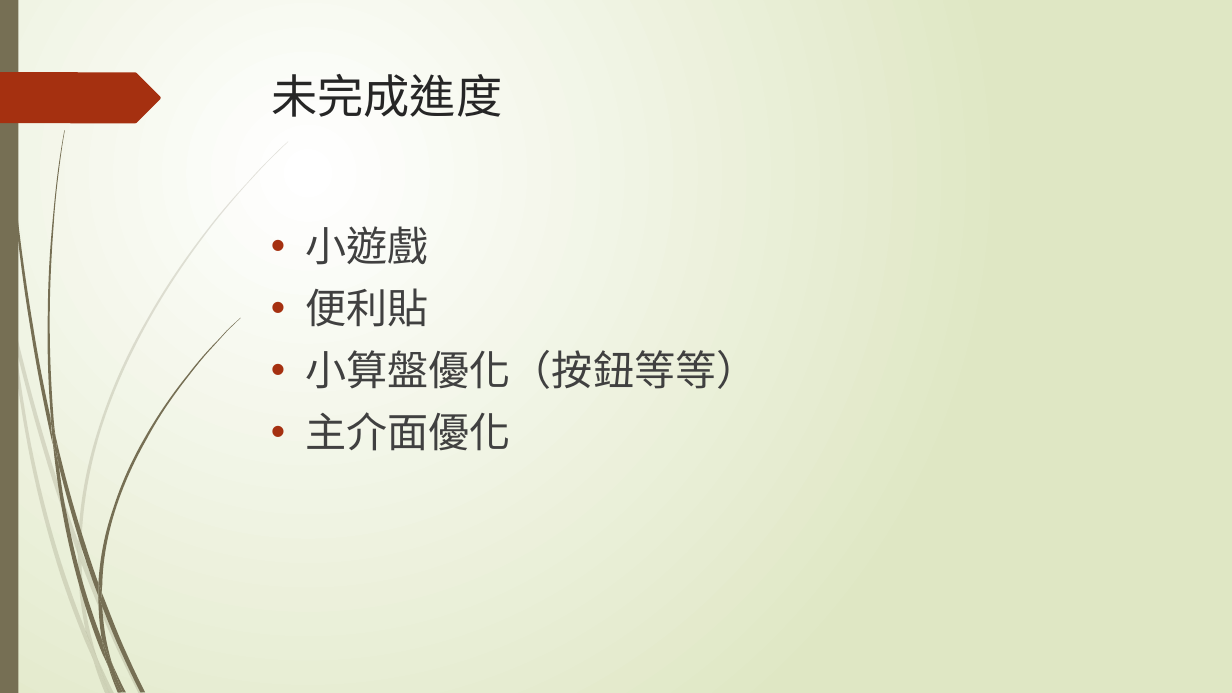
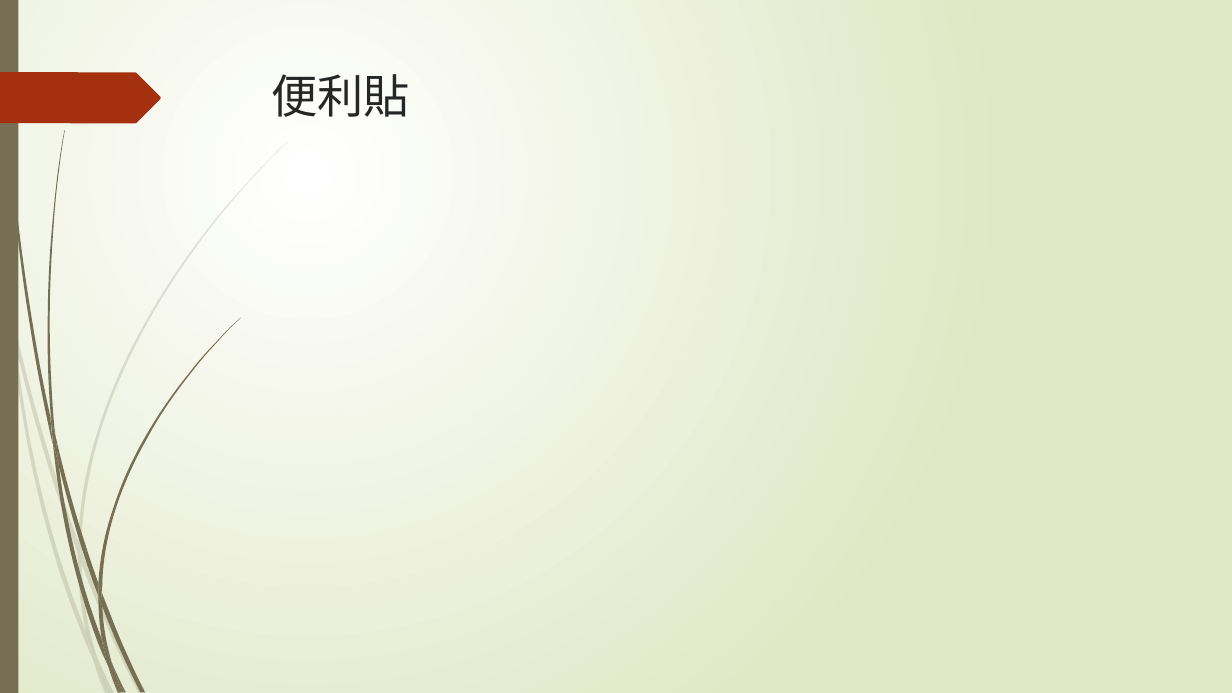
Before and after one commit to disneyyy/CsharpFinal, a slide deck: slide 9 of 第13組.pptx (slide 8 before the commit). Drawn at 1232x693 pixels with LibreOffice and Linux fonts; fonts in the diff are those of the drawing. Boxes give left, top, right and bottom in pixels: in the first picture for what was removed or moved away, otherwise in the second. Text is boxed around its words. In the diff, an @@ line names an element or a change of style, - is before the commit and + after.

Commit message:
ppt

```diff
--- a/第13組.pptx
+++ b/第13組.pptx
@@ title at (271,74,410,117): text changed @@
-未完成進度
+便利貼
@@ text removed at (306,226,758,451) @@
-• 小遊戲
-• 便利貼
-• 小算盤優化（按鈕等等）
-• 主介面優化
```
Also in this commit, not shown: 3 other slides changed, 6 slides added, 1 other file.
